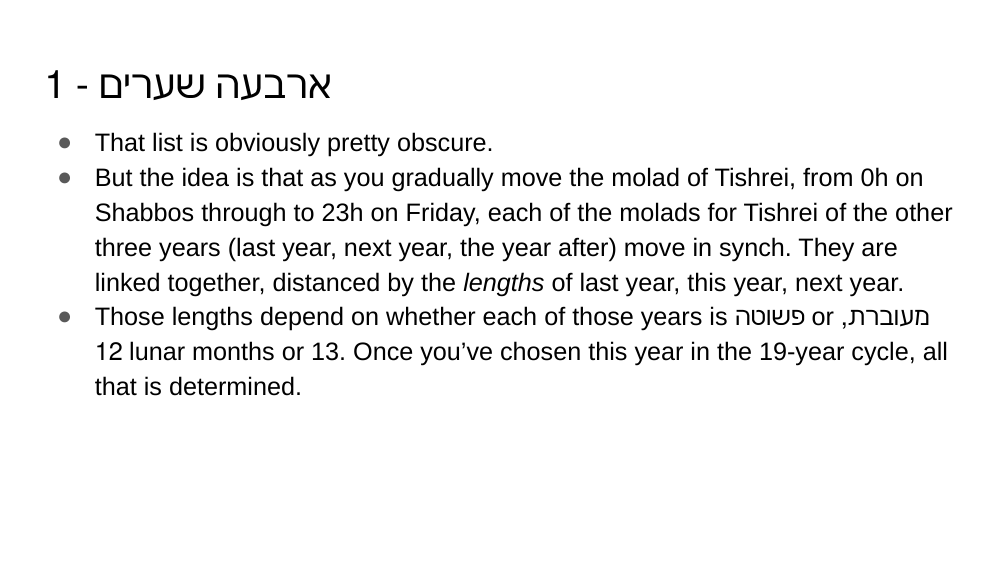
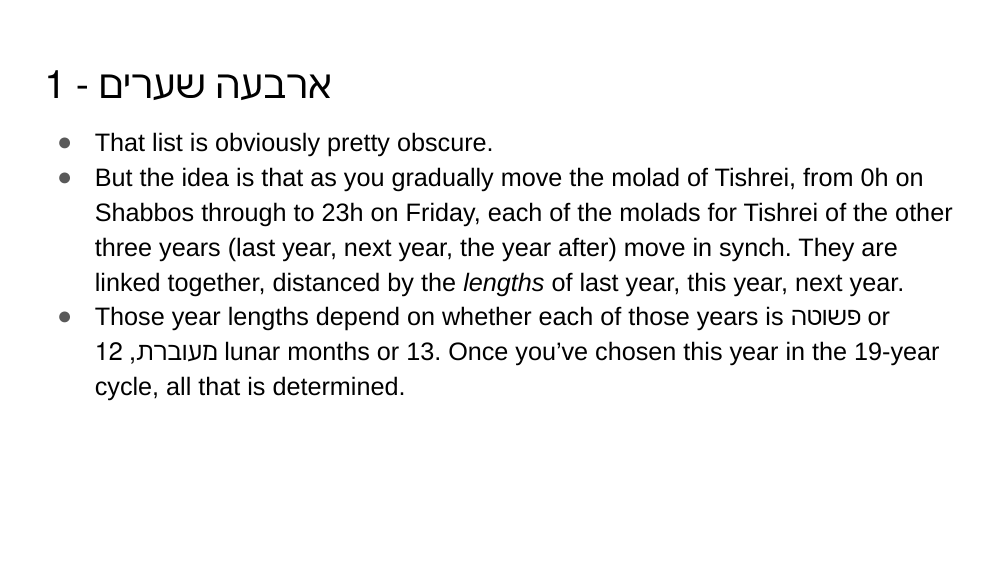
Before and after one commit to MichoelR/Keviyus, a slide deck: slide 16 of FourGates/FourGates.pptx. Drawn at 1008x567 pixels with LibreOffice and Linux fonts; fonts in the diff are those of the drawing. Boxes give left, top, right and bottom in pixels: in the first picture for what was removed or moved away, otherwise in the second. Text is boxed around its words. In the diff, an @@ line names an element or a change of style, - is before the commit and + after.

```diff
--- a/FourGates/FourGates.pptx
+++ b/FourGates/FourGates.pptx
@@ text at <box>95,306,939,401</box>: text changed @@
-● Those lengths depend on whether each of those years is פשוטה or מעוברת, 12 lunar months or 13. Once you’ve chosen this year in the 19-year cycle, all that is determined.
+● Those year lengths depend on whether each of those years is פשוטה or מעוברת, 12 lunar months or 13. Once you’ve chosen this year in the 19-year cycle, all that is determined.
```
Also in this commit, not shown: 24 other slides changed.
